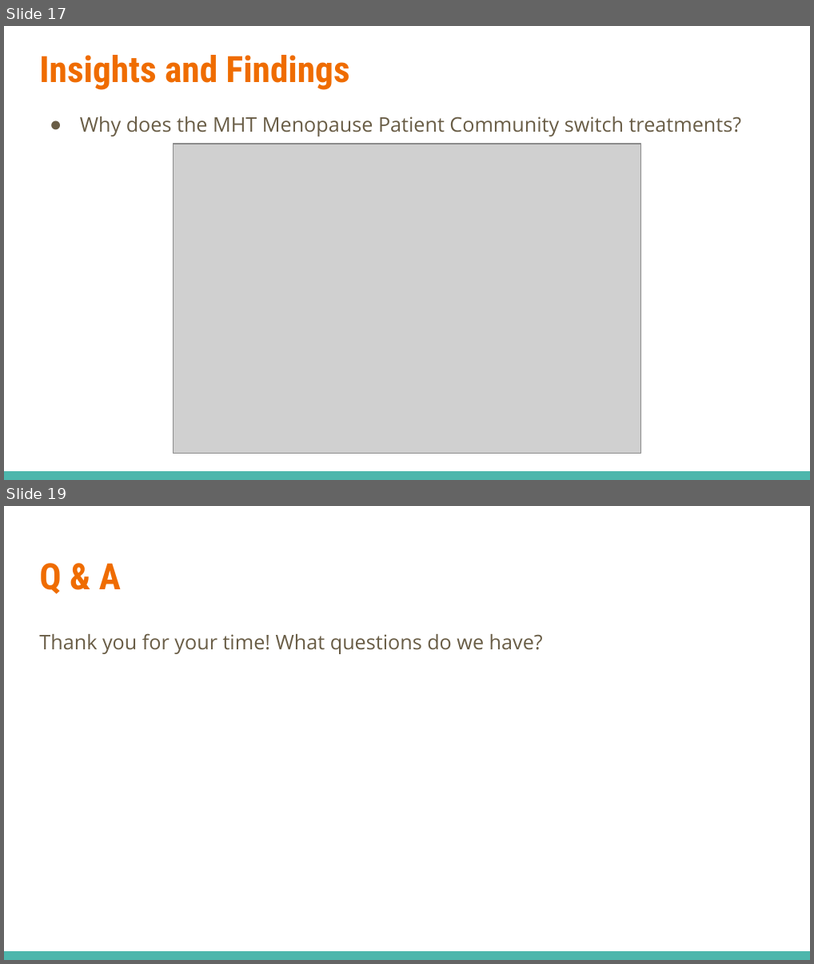
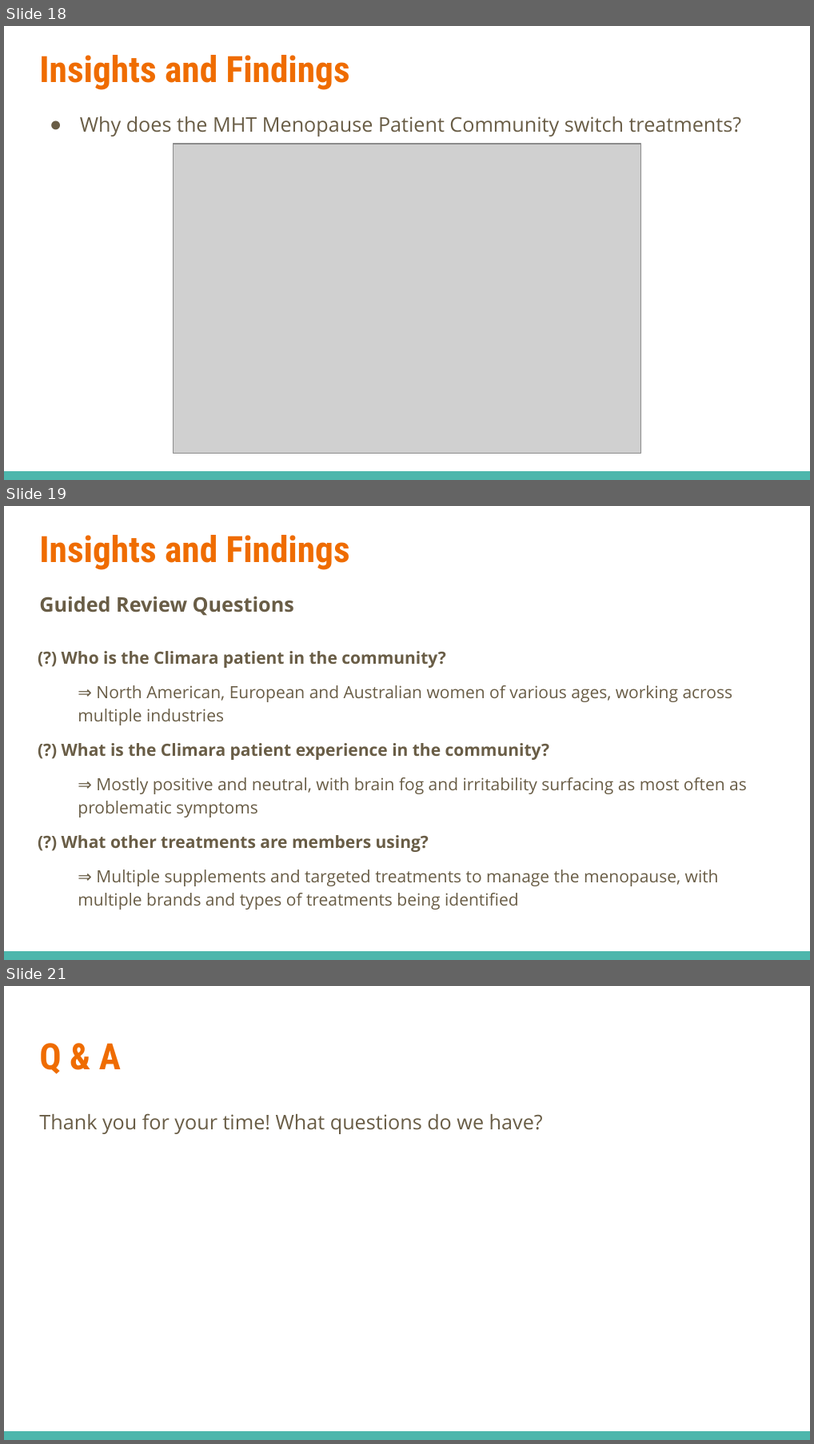
Before and after one commit to javidferguson/mht-cs, a slide deck: docs/MHT - Case Study.pptx. Shown one above the other, each under a label of ours: slides 17 and 19 before the commit, slides 18, 19 and 21 after it; the slides between them are not shown. The pictures are 814x964 and 814x1444 pixels, drawn with LibreOffice and Linux fonts; fonts in the diff are those of the drawing; grey boxes stand for pictures. Boxes give left, top, right and bottom in pixels: in the first picture for what was removed or moved away, otherwise in the second. Text is boxed around its words. In the diff, an @@ line names an element or a change of style, - is before the commit and + after.

```diff
--- a/docs/MHT - Case Study.pptx
+++ b/docs/MHT - Case Study.pptx
@@ slide 19 added at (x1=4, y1=506, x2=810, y2=960), background #FFFFFF; not listed: 1 template element that a slide beside it also shows @@
@@ title added at (x1=39, y1=535, x2=350, y2=570), 32.4 pt, text #EF6C00, bold @@
+Insights and Findings
@@ text added at (x1=39, y1=596, x2=294, y2=616), 18 pt, text #695D46, bold @@
+Guided Review Questions
@@ text added at (x1=62, y1=651, x2=747, y2=909), 15 pt, text #695D46 @@
+(?) Who is the Climara patient in the community?
+⇒ North American, European and Australian women of various ages, working across multiple industries
+(?) What is the Climara patient experience in the community?
+⇒ Mostly positive and neutral, with brain fog and irritability surfacing as most often as problematic symptoms
+(?) What other treatments are members using?
+⇒ Multiple supplements and targeted treatments to manage the menopause, with multiple brands and types of treatments being identified
@@ what was slide 17 is now slide 18 @@
@@ what was slide 19 is now slide 21 @@
```
Also in this commit, not shown: 3 slides changed, 2 other slides added, 1 other file.
